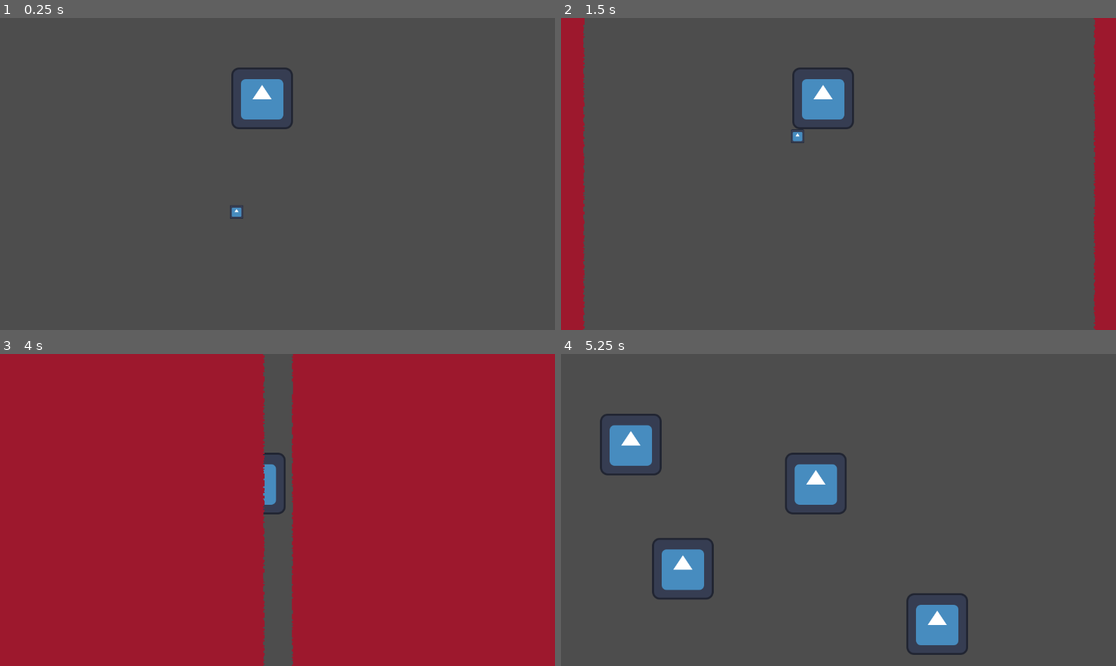
Above: before the commit, frames 1-4 (two rows, left to right).
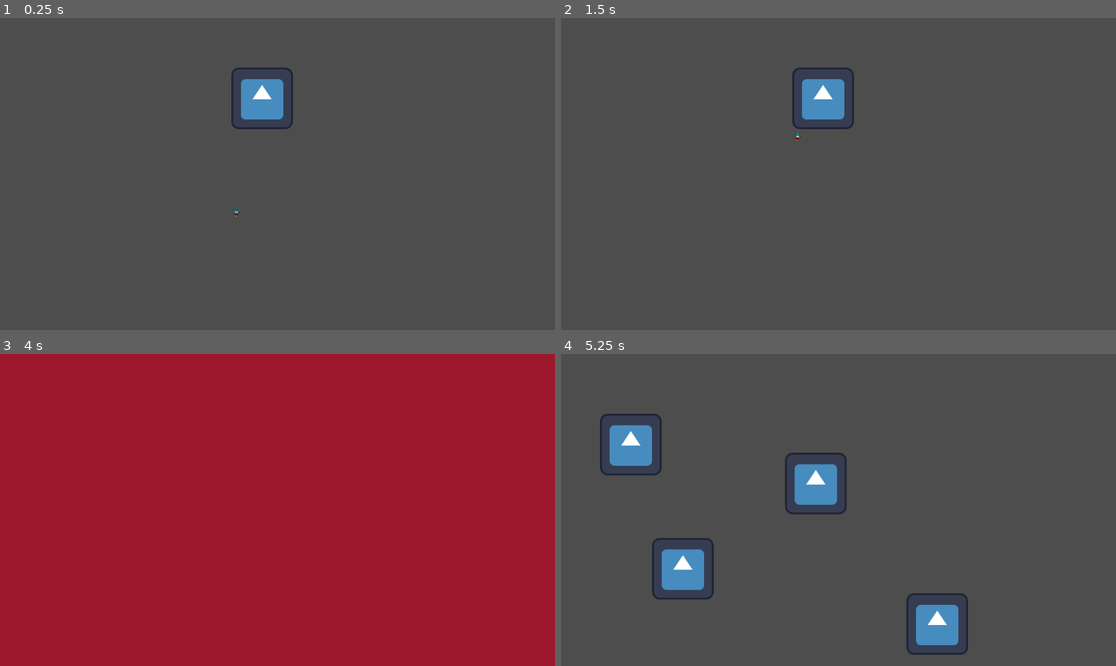
Above: after the commit, the same moments.

Repository: MikalMica/Mascarada-to-wapa
Game: Godot game, scene res://Scenes/Scenarios/LevelProgressionTest.tscn
The game is run twice, just before and just after one commit, with the same random seed, the same clock (stepped at 60 frames per second) and the same inputs. The project has no main scene, so this scene is started directly. The engine's default icon, where the game draws it, is replaced by a stand-in: a white triangle on a blue panel in a dark square.
Inputs:
- Up to frame 1 (0.25 s): no input
- Up to frame 2 (1.5 s): tap Enter at 0.5 s; hold E (default_mask) 0.53-1.28 s; hold Up (Up) from 0.53 s (still down); tap R (object_mask) at 1.35 s
- Up to frame 3 (4 s): release Up (Up) at 2.03 s; hold E (default_mask) 2.03-2.78 s; hold A (Left) 2.03-3.53 s; tap Space at 2.75 s; tap R (object_mask) at 2.85 s; tap Enter at 3.5 s; hold Down (Down) from 3.53 s (still down); hold E (default_mask) from 3.53 s (still down)
- Up to frame 4 (5.25 s): release Down (Down) at 4.28 s; release E (default_mask) at 4.28 s; hold Right (Right) 4.28-5.03 s; tap R (object_mask) at 4.35 s; tap Space at 5 s; hold Up (Up) from 5.03 s (still down); hold E (default_mask) from 5.03 s (still down)

The runs differ from the first frame. In frame 1, less than 0.1% of the frame differs, in the area x 41-44%, y 60-65%; in frame 2, 8.1%, in the area x 0-100%, y 0-100%; in frame 3, 5.1%; in frame 4, nothing differs.

Commit message:
Animacion idle y andar

Diff:
--- a/MascaradaToWapa/Scenes/Objects/player_new.tscn
+++ b/MascaradaToWapa/Scenes/Objects/player_new.tscn
@@ -1,10 +1,113 @@
 [gd_scene format=3 uid="uid://3xdvejjvv1hs"]
 
 [ext_resource type="Script" uid="uid://bpkfdtxuljsk1" path="res://Scripts/movement_component.gd" id="1_n4sih"]
-[ext_resource type="Texture2D" uid="uid://b8kuer3e50nnx" path="res://icon.svg" id="2_m4g67"]
+[ext_resource type="Texture2D" uid="uid://b2l3slpiahih5" path="res://Assets/Images/Player/player_spritesheet.png" id="2_n4sih"]
 [ext_resource type="Script" uid="uid://do3bcxekdkuln" path="res://Scripts/input_component.gd" id="3_6dlr3"]
 
 [sub_resource type="RectangleShape2D" id="RectangleShape2D_81akd"]
+
+[sub_resource type="Animation" id="Animation_m4g67"]
+length = 0.001
+tracks/0/type = "value"
+tracks/0/imported = false
+tracks/0/enabled = true
+tracks/0/path = NodePath("Sprite:region_rect")
+tracks/0/interp = 1
+tracks/0/loop_wrap = true
+tracks/0/keys = {
+"times": PackedFloat32Array(0),
+"transitions": PackedFloat32Array(1),
+"update": 0,
+"values": [Rect2(80, 212, 60, 81)]
+}
+tracks/1/type = "value"
+tracks/1/imported = false
+tracks/1/enabled = true
+tracks/1/path = NodePath("Sprite:position")
+tracks/1/interp = 1
+tracks/1/loop_wrap = true
+tracks/1/keys = {
+"times": PackedFloat32Array(0),
+"transitions": PackedFloat32Array(1),
+"update": 0,
+"values": [Vector2(0, 0)]
+}
+tracks/2/type = "value"
+tracks/2/imported = false
+tracks/2/enabled = true
+tracks/2/path = NodePath("Sprite:scale")
+tracks/2/interp = 1
+tracks/2/loop_wrap = true
+tracks/2/keys = {
+"times": PackedFloat32Array(0),
+"transitions": PackedFloat32Array(1),
+"update": 0,
+"values": [Vector2(0.2247186, 0.2247186)]
+}
+
+[sub_resource type="Animation" id="Animation_6dlr3"]
+resource_name = "idle"
+loop_mode = 1
+tracks/0/type = "value"
+tracks/0/imported = false
+tracks/0/enabled = true
+tracks/0/path = NodePath("Sprite:region_rect")
+tracks/0/interp = 1
+tracks/0/loop_wrap = true
+tracks/0/keys = {
+"times": PackedFloat32Array(0, 0.99),
+"transitions": PackedFloat32Array(1, 1),
+"update": 0,
+"values": [Rect2(80, 212, 60, 81), Rect2(80, 212, 60, 81)]
+}
+tracks/1/type = "value"
+tracks/1/imported = false
+tracks/1/enabled = true
+tracks/1/path = NodePath("Sprite:position")
+tracks/1/interp = 1
+tracks/1/loop_wrap = true
+tracks/1/keys = {
+"times": PackedFloat32Array(0, 0.5, 0.99),
+"transitions": PackedFloat32Array(1, 1, 1),
+"update": 0,
+"values": [Vector2(0, 0), Vector2(0, 0.5505513), Vector2(0, 0)]
+}
+tracks/2/type = "value"
+tracks/2/imported = false
+tracks/2/enabled = true
+tracks/2/path = NodePath("Sprite:scale")
+tracks/2/interp = 1
+tracks/2/loop_wrap = true
+tracks/2/keys = {
+"times": PackedFloat32Array(0, 0.5, 0.99),
+"transitions": PackedFloat32Array(1, 1, 1),
+"update": 0,
+"values": [Vector2(0.2247186, 0.2247186), Vector2(0.2247186, 0.21112473), Vector2(0.2247186, 0.2247186)]
+}
+
+[sub_resource type="Animation" id="Animation_81akd"]
+resource_name = "walk_d"
+length = 0.6
+loop_mode = 1
+tracks/0/type = "value"
+tracks/0/imported = false
+tracks/0/enabled = true
+tracks/0/path = NodePath("Sprite:region_rect")
+tracks/0/interp = 1
+tracks/0/loop_wrap = true
+tracks/0/keys = {
+"times": PackedFloat32Array(0, 0.1, 0.19999999, 0.29999995, 0.39999998, 0.5, 0.5999999),
+"transitions": PackedFloat32Array(1, 1, 1, 1, 1, 1, 1),
+"update": 1,
+"values": [Rect2(79, 53, 61, 81), Rect2(241, 53, 61, 81), Rect2(405, 53, 61, 81), Rect2(80, 212, 60, 81), Rect2(242, 212, 61, 81), Rect2(403, 210, 61, 81), Rect2(79, 384, 61, 81)]
+}
+
+[sub_resource type="AnimationLibrary" id="AnimationLibrary_hgy4n"]
+_data = {
+&"RESET": SubResource("Animation_m4g67"),
+&"idle": SubResource("Animation_6dlr3"),
+&"walk_d": SubResource("Animation_81akd")
+}
 
 [node name="Player" type="RigidBody2D" unique_id=1647835319]
 collision_layer = 129
@@ -13,13 +116,19 @@
 
 [node name="Sprite" type="Sprite2D" parent="." unique_id=973427504]
 scale = Vector2(0.2247186, 0.2247186)
-texture = ExtResource("2_m4g67")
+texture = ExtResource("2_n4sih")
+region_enabled = true
+region_rect = Rect2(80, 212, 60, 81)
 
 [node name="Shape" type="CollisionShape2D" parent="." unique_id=1132779650]
-scale = Vector2(1.416298, 1.416298)
+position = Vector2(0, 1)
+scale = Vector2(0.4160625, 0.59780365)
 shape = SubResource("RectangleShape2D_81akd")
 
 [node name="InputProvider" type="Node2D" parent="." unique_id=946689675 node_paths=PackedStringArray("movementNode")]
 scale = Vector2(0.14623876, 0.14623876)
 script = ExtResource("3_6dlr3")
 movementNode = NodePath("..")
+
+[node name="AnimationPlayer" type="AnimationPlayer" parent="." unique_id=1067381454]
+libraries/ = SubResource("AnimationLibrary_hgy4n")
Not shown, added: MascaradaToWapa/Assets/Images/Player/player_spritesheet.png.import
